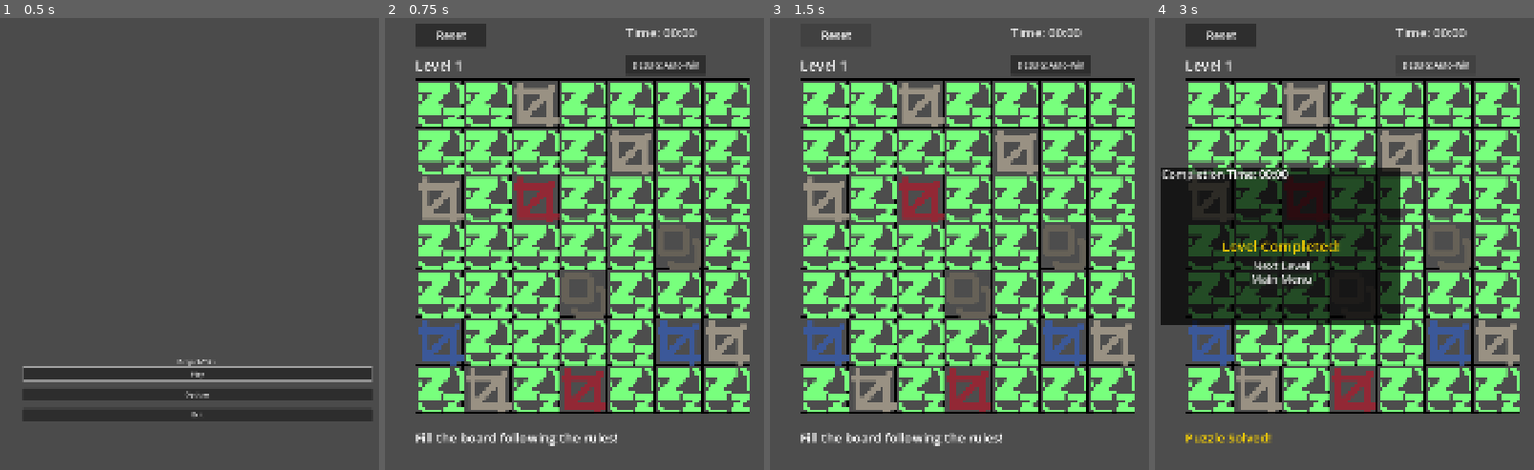
Above: before the commit, frames 1-4 (left to right).
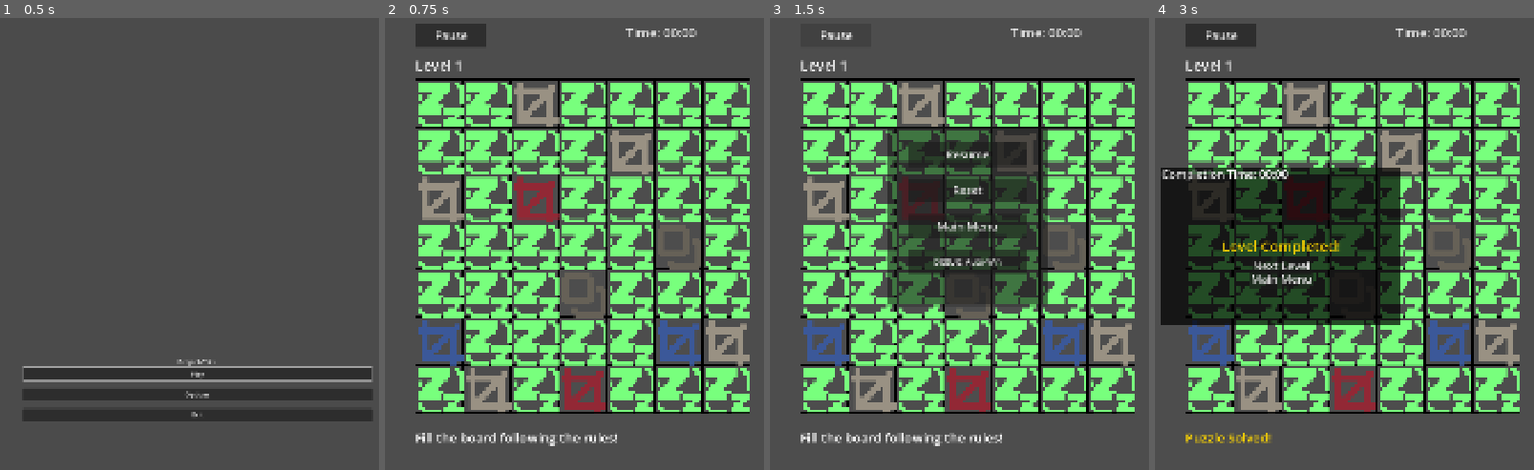
Above: after the commit, the same moments.

Repository: geeks0n-byte/project-taku
Game: Godot game, scene res://main_menu.tscn
Two runs of this game, one before a commit and one after it. Both use one fixed random seed, a clock stepped at 60 frames per second and the inputs below.
Inputs (mouse positions are in pixels of both pictures, inside the frame that each line leads up to):
- Up to frame 1 (0.5 s): no input
- Up to frame 2 (0.75 s): click "Play" at 0.5 s
- Up to frame 3 (1.5 s): click (838, 36) at 1.25 s, where only the run before the commit has a clickable "Reset"
- Up to frame 4 (3 s): click (1223, 36) at 2 s, where only the run after the commit has a clickable "Pause"; click "DEBUG: Auto-Win" at 2.75 s

Frame 1 is identical in both runs. In frame 2, 0.9% of the frame differs, in the area x 13-85%, y 2-13%; in frame 3, 17%, in the area x 13-85%, y 2-64%; in frame 4, 0.3%.

Commit message:
Refactor main screen to use Pause Menu overlay layer with state management tracking

Diff:
--- a/main.gd
+++ b/main.gd
@@ -6,26 +6,33 @@
 # Editor Debug Configuration
 @export var show_debug_tools: bool = true
 
-# UI Node References
+# Main Screen UI References
+@onready var level_label = $LevelLabel
+@onready var status_label = $StatusLabel
+@onready var pause_button = $PauseButton
+@onready var timer_node = $Timer
+@onready var timer_label = $TimerLabel
+
+# Pause Menu UI References (Inside PauseLayer)
+@onready var pause_panel = $PauseLayer/PausePanel
+@onready var pause_resume_button = $PauseLayer/PausePanel/ResumeButton
+@onready var pause_reset_button = $PauseLayer/PausePanel/ResetButton
+@onready var pause_main_menu_button = $PauseLayer/PausePanel/MainMenuButton
+@onready var pause_auto_win_button = $PauseLayer/PausePanel/AutoWinButton
+
+# Victory Panel UI References (Inside VictoryLayer)
 @onready var victory_panel = $VictoryLayer/VictoryPanel
 @onready var restart_button = $VictoryLayer/VictoryPanel/RestartButton
 @onready var main_menu_button = $VictoryLayer/VictoryPanel/MainMenuButton
 @onready var time_result_label = $VictoryLayer/VictoryPanel/TimeResultLabel
 @onready var win_label = $VictoryLayer/VictoryPanel/WinLabel
-@onready var status_label = $StatusLabel
-@onready var level_label = $LevelLabel
-@onready var auto_win_button = $AutoWinButton
-
-# New UI & Timer System References
-@onready var reset_button = $ResetButton
-@onready var timer_node = $Timer
-@onready var timer_label = $TimerLabel
 
 const CELL_SIZE = 120
 
-# Time Tracking Variables
+# State Management Variables
 var elapsed_seconds: int = 0
 var is_game_active: bool = true
+var is_paused: bool = false
 
 # Level Progression Variables
 var current_level_index: int = 0
@@ -40,15 +47,19 @@
 func _ready():
 	setup_levels_data()
 
+	# Connect Main Victory Screen Connections
 	restart_button.pressed.connect(_on_restart_pressed)
 	main_menu_button.pressed.connect(_on_main_menu_pressed)
 
-	if auto_win_button:
-		auto_win_button.pressed.connect(_on_auto_win_pressed)
-		auto_win_button.visible = show_debug_tools
-
-	if reset_button:
-		reset_button.pressed.connect(_on_reset_pressed)
+	# Connect Core Pause Menu Triggers
+	pause_button.pressed.connect(_on_pause_pressed)
+	pause_resume_button.pressed.connect(_on_resume_pressed)
+	pause_reset_button.pressed.connect(_on_reset_pressed)
+	pause_main_menu_button.pressed.connect(_on_main_menu_pressed)
+
+	if pause_auto_win_button:
+		pause_auto_win_button.pressed.connect(_on_auto_win_pressed)
+		pause_auto_win_button.visible = show_debug_tools
 
 	if timer_node:
 		timer_node.timeout.connect(_on_timer_timeout)
@@ -81,6 +92,22 @@
 
 	levels = [level_1, level_2]
 
+func _on_pause_pressed():
+	if not is_game_active or is_paused: return
+	is_paused = true
+	if timer_node: timer_node.stop()
+	if pause_panel: pause_panel.visible = true
+
+func _on_resume_pressed():
+	if not is_paused: return
+	is_paused = false
+	if timer_node: timer_node.start()
+	if pause_panel: pause_panel.visible = false
+
+func _on_reset_pressed():
+	is_paused = false
+	generate_board()
+
 func _on_restart_pressed():
 	if not is_game_active:
 		if current_level_index < levels.size() - 1:
@@ -89,15 +116,14 @@
 			current_level_index = 0
 	generate_board()
 
-func _on_reset_pressed():
-	generate_board()
-
 func _on_main_menu_pressed():
 	get_tree().change_scene_to_file("res://main_menu.tscn")
 
 func _on_auto_win_pressed():
-	if not is_game_active:
-		return
+	if not is_game_active: return
+	is_paused = false
+	if pause_panel:
+		pause_panel.visible = false # Explicitly hide pause menu panel cleanly here
 	trigger_victory()
 
 func setup_ui_elements():
@@ -107,10 +133,11 @@
 		timer_label.position = Vector2(650, 40)
 		timer_label.size = Vector2(300, 50)
 
-	if reset_button:
-		reset_button.add_theme_font_size_override("font_size", 28)
-		reset_button.position = Vector2(120, 40)
-		reset_button.size = Vector2(180, 60)
+	if pause_button:
+		pause_button.text = "Pause"
+		pause_button.add_theme_font_size_override("font_size", 28)
+		pause_button.position = Vector2(120, 40)
+		pause_button.size = Vector2(180, 60)
 
 	if level_label:
 		level_label.add_theme_font_size_override("font_size", 36)
@@ -118,25 +145,56 @@
 		level_label.position = Vector2(120, 120)
 		level_label.size = Vector2(400, 50)
 
-	if restart_button:
-		restart_button.add_theme_font_size_override("font_size", 28) # Matched sizing override
-
-	if main_menu_button:
-		main_menu_button.text = "Main Menu"
-		main_menu_button.add_theme_font_size_override("font_size", 28) # Scaled up to match 28 uniform size
-
 	if win_label:
 		win_label.add_theme_font_size_override("font_size", 36)
 		win_label.modulate = Color(1.0, 0.84, 0.0)
 
-	if auto_win_button:
-		auto_win_button.text = "DEBUG: Auto-Win"
-		auto_win_button.add_theme_font_size_override("font_size", 20)
-		auto_win_button.position = Vector2(650, 120)
-		auto_win_button.size = Vector2(200, 50)
+	if restart_button:
+		restart_button.add_theme_font_size_override("font_size", 28)
+
+	if main_menu_button:
+		main_menu_button.text = "Main Menu"
+		main_menu_button.add_theme_font_size_override("font_size", 28)
+
+	if pause_panel:
+		pause_panel.custom_minimum_size = Vector2(400, 450)
+		pause_panel.size = Vector2(400, 450)
+		pause_panel.position = Vector2(340, 300)
+
+	var start_y = 40
+	var spacing_y = 90
+	var p_button_size = Vector2(300, 60)
+	var center_x = (pause_panel.size.x - p_button_size.x) / 2
+
+	if pause_resume_button:
+		pause_resume_button.text = "Resume"
+		pause_resume_button.add_theme_font_size_override("font_size", 28)
+		pause_resume_button.position = Vector2(center_x, start_y)
+		pause_resume_button.size = p_button_size
+	start_y += spacing_y
+
+	if pause_reset_button:
+		pause_reset_button.text = "Reset"
+		pause_reset_button.add_theme_font_size_override("font_size", 28)
+		pause_reset_button.position = Vector2(center_x, start_y)
+		pause_reset_button.size = p_button_size
+	start_y += spacing_y
+
+	if pause_main_menu_button:
+		pause_main_menu_button.text = "Main Menu"
+		pause_main_menu_button.add_theme_font_size_override("font_size", 28)
+		pause_main_menu_button.position = Vector2(center_x, start_y)
+		pause_main_menu_button.size = p_button_size
+	start_y += spacing_y
+
+	if pause_auto_win_button:
+		pause_auto_win_button.text = "DEBUG: Auto-Win"
+		pause_auto_win_button.add_theme_font_size_override("font_size", 20)
+		pause_auto_win_button.position = Vector2(center_x, start_y)
+		pause_auto_win_button.size = p_button_size
 
 func _on_timer_timeout():
-	if is_game_active:
+	if is_game_active and not is_paused:
 		elapsed_seconds += 1
 		update_timer_display()
 
@@ -150,10 +208,12 @@
 	return "%02d:%02d" % [minutes, seconds]
 
 func generate_board():
-	victory_panel.visible = false
+	if victory_panel: victory_panel.visible = false
+	if pause_panel: pause_panel.visible = false
 
 	elapsed_seconds = 0
 	is_game_active = true
+	is_paused = false
 	update_timer_display()
 	if timer_node:
 		timer_node.start()
@@ -203,7 +263,7 @@
 	queue_redraw()
 
 func _on_cell_changed(_coord: Vector2i):
-	if not is_game_active:
+	if not is_game_active or is_paused:
 		return
 
 	for coord in board_cells:
--- a/main.tscn
+++ b/main.tscn
@@ -11,7 +11,7 @@
 offset_right = 40.0
 offset_bottom = 23.0
 
-[node name="ResetButton" type="Button" parent="." unique_id=1111989897]
+[node name="PauseButton" type="Button" parent="." unique_id=1111989897]
 offset_right = 8.0
 offset_bottom = 8.0
 text = "Reset"
@@ -27,7 +27,29 @@
 offset_right = 40.0
 offset_bottom = 23.0
 
-[node name="AutoWinButton" type="Button" parent="." unique_id=336708106]
+[node name="PauseLayer" type="CanvasLayer" parent="." unique_id=573366286]
+
+[node name="PausePanel" type="Panel" parent="PauseLayer" unique_id=313700373]
+offset_right = 40.0
+offset_bottom = 40.0
+
+[node name="ResumeButton" type="Button" parent="PauseLayer/PausePanel" unique_id=1029560142]
+layout_mode = 0
+offset_right = 8.0
+offset_bottom = 8.0
+
+[node name="ResetButton" type="Button" parent="PauseLayer/PausePanel" unique_id=96924098]
+layout_mode = 0
+offset_right = 8.0
+offset_bottom = 8.0
+
+[node name="MainMenuButton" type="Button" parent="PauseLayer/PausePanel" unique_id=734597848]
+layout_mode = 0
+offset_right = 8.0
+offset_bottom = 8.0
+
+[node name="AutoWinButton" type="Button" parent="PauseLayer/PausePanel" unique_id=680986204]
+layout_mode = 0
 offset_right = 8.0
 offset_bottom = 8.0
 
